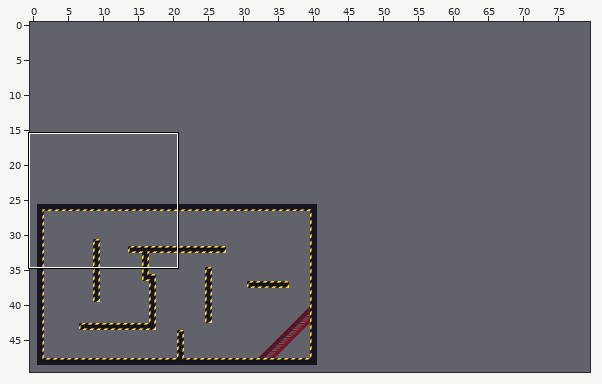
Tiled map, stored at assets/levels/testlevel.tmx. The picture above shows the old version from afar; the outline marks the close-up.
Close-up. Before the commit:
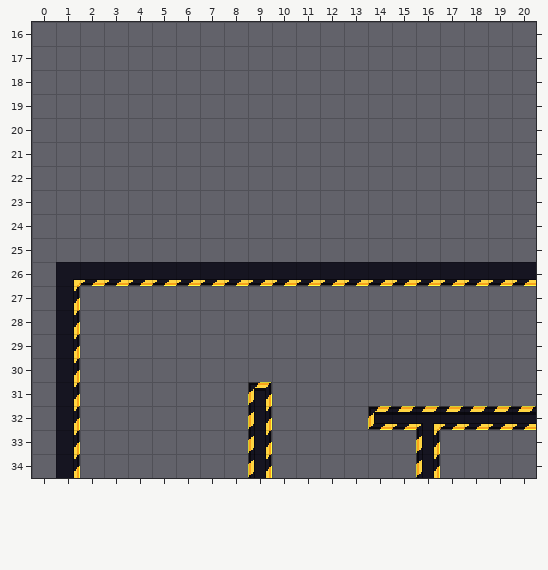
Cells are 16x16 px. Shown: x 0..20, y 16..34. The commit also changed other parts of the map, which this record leaves out. The old version is drawn lined up with the new one.
New version:
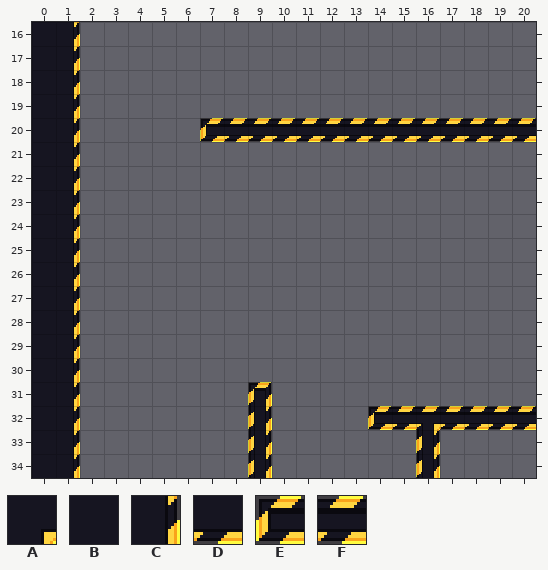
Key: from "Construction": A 60, B 64, C 66, D 81, E 88, F 89.
_ is an empty cell.
The edit:
map size 60x23 -> 80x50 cells (old content now starts at 1,26; both pictures use the new coordinates)
Layer "BaseLayer":
The edit adds tile B in rows 16 to 34 at x 0.
Tile A gives way to tile C in row 26 at x 1.
The edit adds tile C in rows 16 to 25 at x 1.
The edit adds tile E in row 20 at x 7.
The edit adds tile F in row 20 at x 8 to 20.
Tile D is removed in row 26 at x 2 to 20.
Pixel boxes of the changes (left, top, right, bottom) in both close-ups:
changed: (32, 22, 536, 478)
